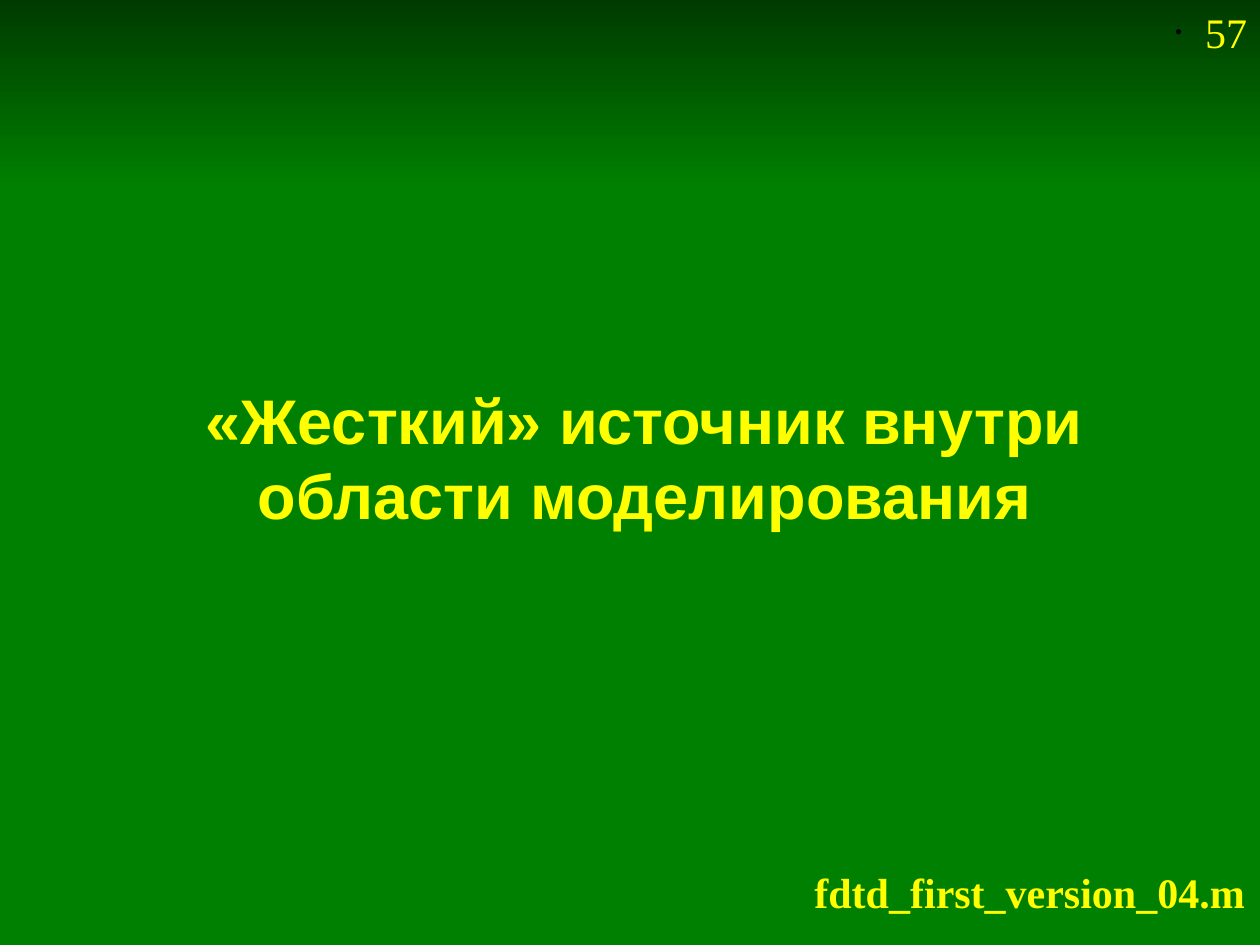
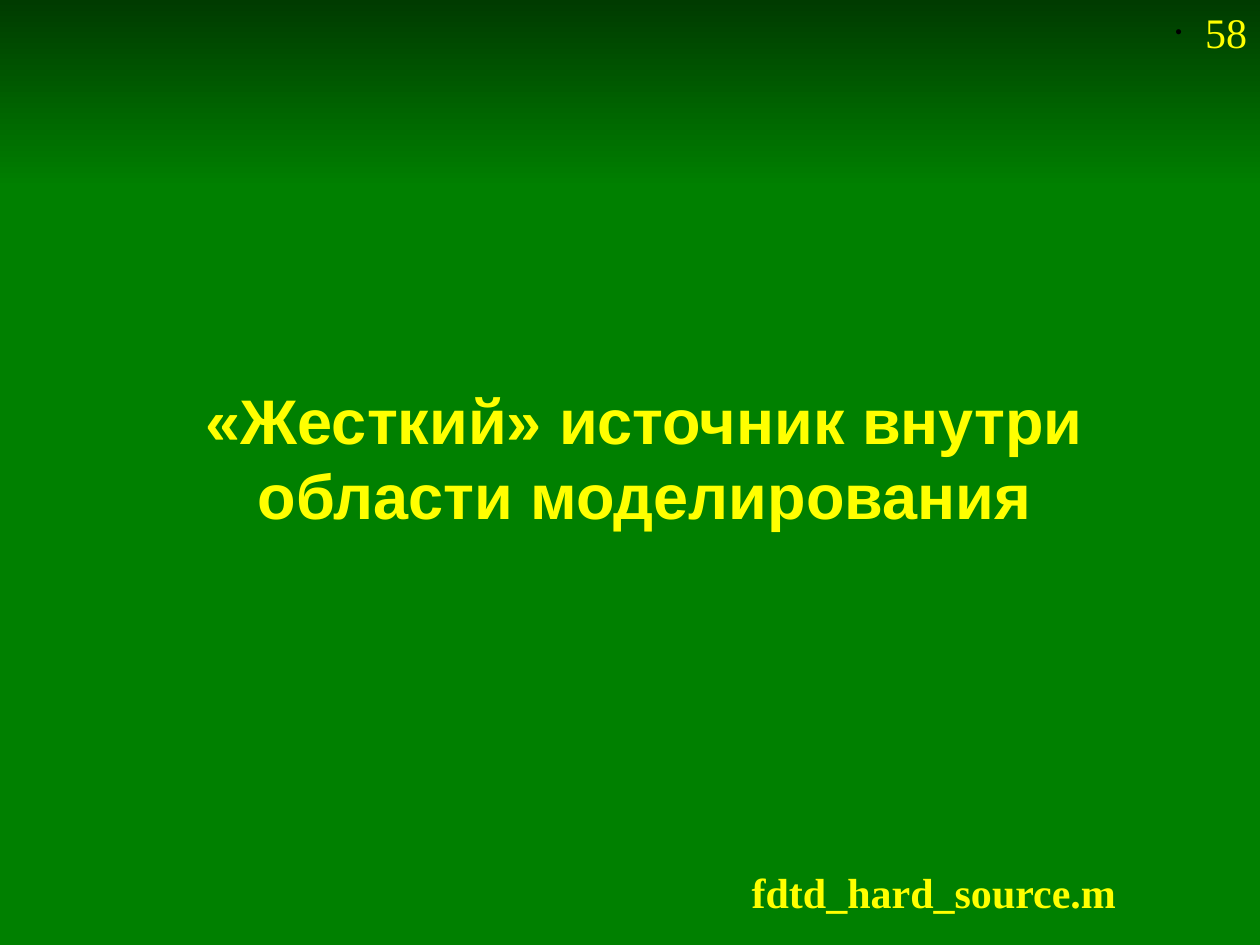
Before and after one commit to andris0147sv/modelling, a slide deck: slide 58 of presentations/2. FDTD.odp (slide 57 before the commit). Drawn at 1260x945 pixels with LibreOffice and Linux fonts; fonts in the diff are those of the drawing. Boxes give left, top, right and bottom in pixels: in the first picture for what was removed or moved away, otherwise in the second. Text is boxed around its words. In the diff, an @@ line names an element or a change of style, - is before the commit and + after.

```diff
--- a/presentations/2. FDTD.odp
+++ b/presentations/2. FDTD.odp
@@ page number at [1205, 20, 1247, 49]: text changed @@
-• 57
+• 58
@@ text at [752, 878, 1116, 914]: text changed @@
-fdtd_first_version_04.m
+fdtd_hard_source.m
```
Also in this commit, not shown: 4 other slides changed, 2 slides added, 6 other files.
